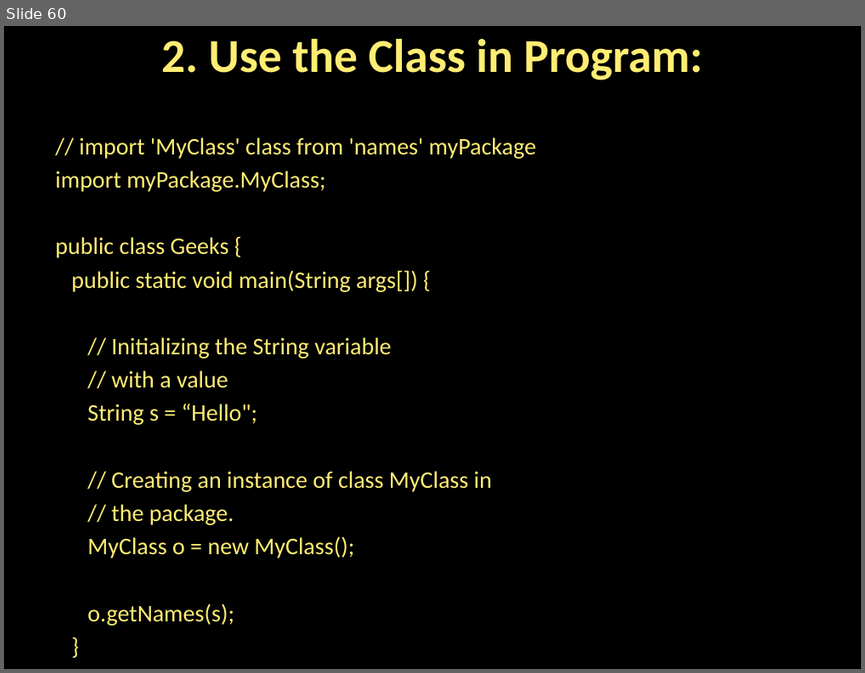
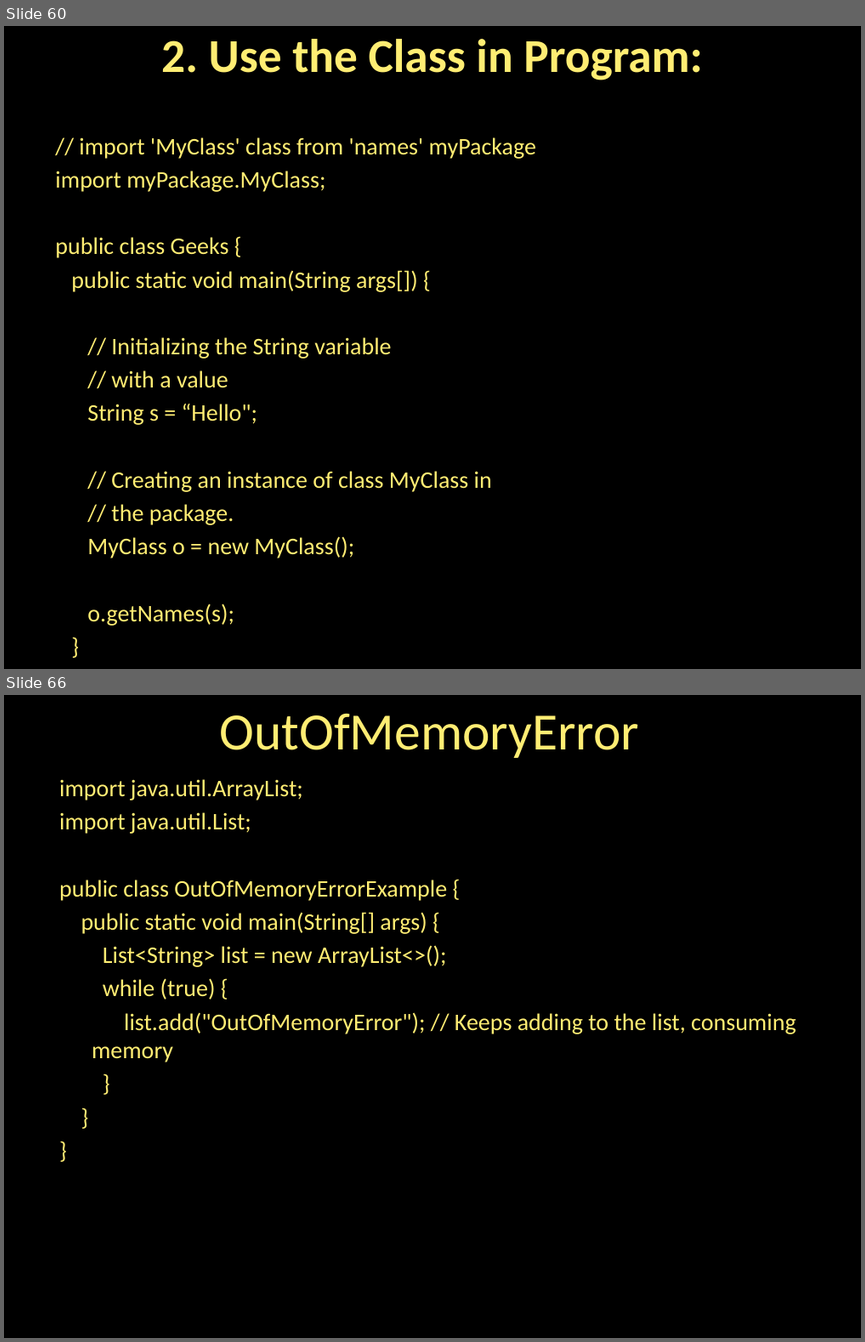
Before and after one commit to NemisRuparel/JAVA_Material, a slide deck: material/Inheritance in JAVA.pptx. Shown one above the other, each under a label of ours: slide 60 before the commit, slides 60 and 66 after it; the slides between them are not shown. The pictures are 865x673 and 865x1342 pixels, drawn with LibreOffice and Linux fonts; fonts in the diff are those of the drawing. Boxes give left, top, right and bottom in pixels: in the first picture for what was removed or moved away, otherwise in the second. Text is boxed around its words. In the diff, an @@ line names an element or a change of style, - is before the commit and + after.

```diff
--- a/material/Inheritance in JAVA.pptx
+++ b/material/Inheritance in JAVA.pptx
@@ slide 66 added at box(4, 695, 861, 1338), background #000000 @@
@@ title added at box(220, 713, 640, 758), 44 pt, text #FFED73 @@
+OutOfMemoryError
@@ text added at box(59, 779, 796, 1062), 20 pt, text #FFED73 @@
+import java.util.ArrayList;
+import java.util.List;
+public class OutOfMemoryErrorExample {
+public static void main(String[] args) {
+List<String> list = new ArrayList<>();
+while (true) {
+list.add("OutOfMemoryError"); // Keeps adding to the list, consuming memory
+}
+}
+}
```
Also in this commit, not shown: 60 other slides added, 4 other files.
